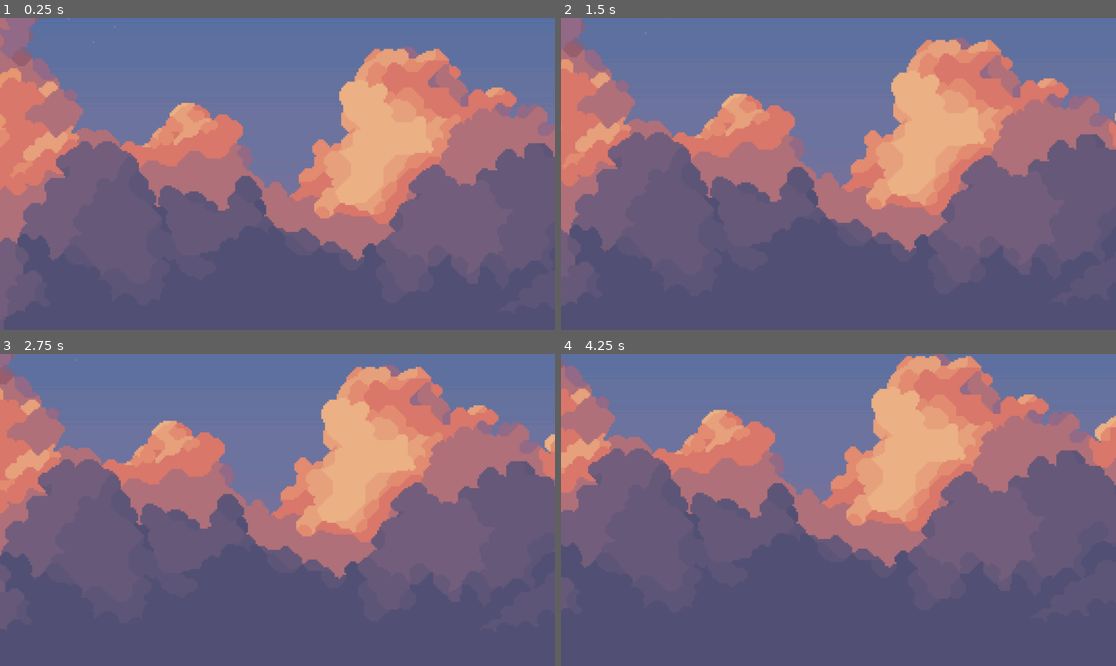
Above: before the commit, frames 1-4 (two rows, left to right).
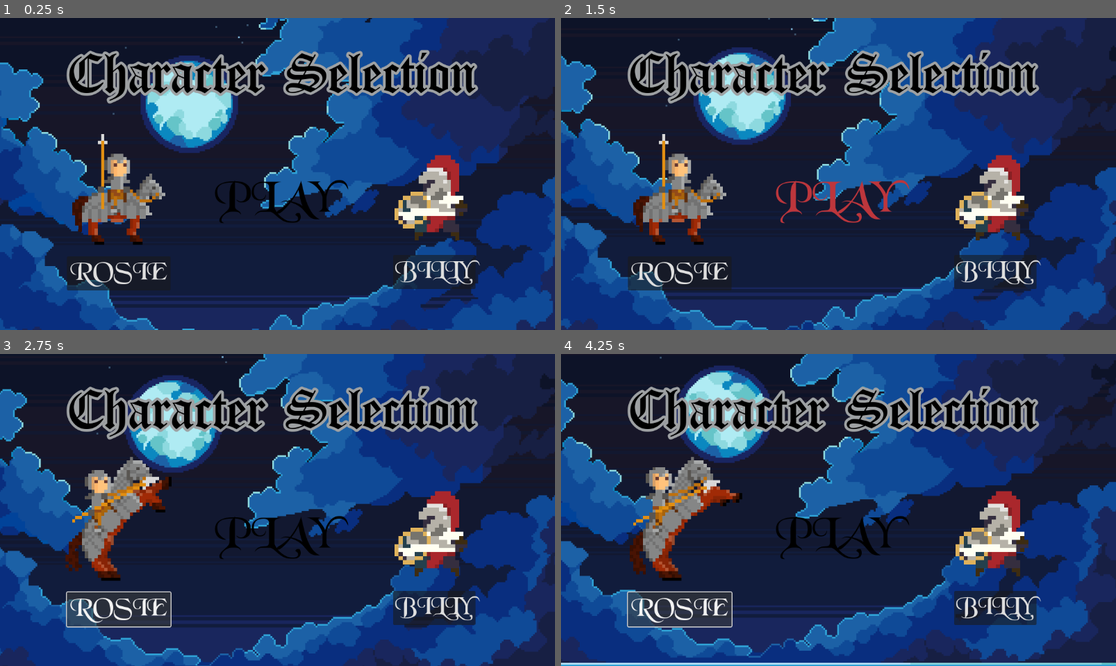
Above: after the commit, the same moments.

Repository: AugustanaCSC380January2024/final-game-frenchie
Game: Godot game, scene res://Scenes/character_selection.tscn
Same seed, same stepped clock (60 frames per second), same inputs: the game is played once before the commit and once after it. Before the commit the project starts from res://Scenes/gameplay.tscn.
Inputs (mouse positions are in pixels of both pictures, inside the frame that each line leads up to):
- Up to frame 1 (0.25 s): no input
- Up to frame 2 (1.5 s): click (832, 202) at 0.5 s, where only the run after the commit has a clickable "PLAY"; click (832, 202) at 1.25 s, where only the run after the commit has a clickable "PLAY"
- Up to frame 3 (2.75 s): click (116, 609) at 2 s, where only the run after the commit has a clickable "ROSIE"
- Up to frame 4 (4.25 s): click (993, 606) at 2.75 s, where only the run after the commit has a clickable "BILLY"; click (677, 609) at 3.5 s, where only the run after the commit has a clickable "ROSIE"

The runs differ from the first frame. In frame 1, 100% of the frame differs, in the area x 0-100%, y 0-100%; in frame 2, 100%; in frame 3, 100%; in frame 4, 100%.
Error before the commit: Invalid call. Nonexistent function 'instantiate' in base 'Nil'. (res://Scripts/gameplay.gd:15)

Commit message:
Basic terrain random spawned

Diff:
--- a/Scenes/billy.tscn
+++ b/Scenes/billy.tscn
@@ -209,6 +209,9 @@
 
 [sub_resource type="CapsuleShape2D" id="CapsuleShape2D_rlckb"]
 height = 20.0
+
+[sub_resource type="RectangleShape2D" id="RectangleShape2D_nt7so"]
+size = Vector2(20, 4.59999)
 
 [node name="Billy" type="CharacterBody2D"]
 scale = Vector2(5, 5)
@@ -239,3 +242,12 @@
 [node name="RayCast2D" type="RayCast2D" parent="."]
 position = Vector2(15.8, 64.8)
 target_position = Vector2(0, 15)
+
+[node name="HeadBox" type="Area2D" parent="."]
+
+[node name="CollisionShape2D" type="CollisionShape2D" parent="HeadBox"]
+position = Vector2(17.2, 52.4)
+scale = Vector2(1, 1)
+shape = SubResource("RectangleShape2D_nt7so")
+
+[connection signal="body_entered" from="HeadBox" to="." method="_on_head_box_body_entered"]
--- a/Scenes/gameplay.tscn
+++ b/Scenes/gameplay.tscn
@@ -9,4 +9,7 @@
 [node name="background_2" parent="." instance=ExtResource("3_xm6o3")]
 
 [node name="Areas" type="Node2D" parent="."]
-position = Vector2(165, 725)
+position = Vector2(165, 675)
+
+[node name="PlayerPosition" type="Marker2D" parent="."]
+position = Vector2(259, 195)
--- a/Scenes/rosie.tscn
+++ b/Scenes/rosie.tscn
@@ -131,6 +131,9 @@
 [sub_resource type="CircleShape2D" id="CircleShape2D_bkgk4"]
 radius = 12.8531
 
+[sub_resource type="RectangleShape2D" id="RectangleShape2D_cks4g"]
+size = Vector2(28.9983, 6.6281)
+
 [node name="Rosie" type="CharacterBody2D"]
 scale = Vector2(2.96569, 2.96569)
 script = ExtResource("1_jvrkv")
@@ -138,9 +141,9 @@
 [node name="AnimatedSprite2D" type="AnimatedSprite2D" parent="."]
 texture_filter = 1
 sprite_frames = SubResource("SpriteFrames_wyp6l")
-animation = &"dehorse"
+animation = &"jumping"
 autoplay = "default"
-frame_progress = 0.260202
+frame_progress = 0.347006
 
 [node name="Running" type="CollisionShape2D" parent="."]
 position = Vector2(0.33719, 8.09254)
@@ -156,3 +159,11 @@
 
 [node name="RayCast2D" type="RayCast2D" parent="."]
 target_position = Vector2(-0.33719, 29.6727)
+
+[node name="HeadBox" type="Area2D" parent="."]
+
+[node name="CollisionShape2D" type="CollisionShape2D" parent="HeadBox"]
+position = Vector2(1.60785e-07, -6.4066)
+shape = SubResource("RectangleShape2D_cks4g")
+
+[connection signal="body_entered" from="HeadBox" to="." method="_on_head_box_body_entered"]
--- /dev/null
+++ b/Scenes/shape6.tscn
@@ -0,0 +1,17 @@
+[gd_scene load_steps=3 format=3 uid="uid://e5hsqrbukae8"]
+
+[sub_resource type="RectangleShape2D" id="RectangleShape2D_4a2lh"]
+size = Vector2(374, 51)
+
+[sub_resource type="RectangleShape2D" id="RectangleShape2D_xbacr"]
+size = Vector2(432, 51)
+
+[node name="shape6" type="StaticBody2D"]
+
+[node name="CollisionShape2D" type="CollisionShape2D" parent="."]
+position = Vector2(287, 20)
+shape = SubResource("RectangleShape2D_4a2lh")
+
+[node name="CollisionShape2D2" type="CollisionShape2D" parent="."]
+position = Vector2(809, 17)
+shape = SubResource("RectangleShape2D_xbacr")
--- a/Scenes/shape_1.tscn
+++ b/Scenes/shape_1.tscn
@@ -1,12 +1,31 @@
-[gd_scene load_steps=2 format=3 uid="uid://dkhruo6v5mbpf"]
+[gd_scene load_steps=4 format=3 uid="uid://dkhruo6v5mbpf"]
+
+[ext_resource type="Texture2D" uid="uid://d01fhjp8sdfwn" path="res://Assets/Cave_Tileset.png" id="1_v7toi"]
 
 [sub_resource type="RectangleShape2D" id="RectangleShape2D_2nhbg"]
-size = Vector2(3817.95, 16.4345)
+size = Vector2(3571.71, 14.2493)
+
+[sub_resource type="RectangleShape2D" id="RectangleShape2D_ayupn"]
+size = Vector2(426, 44)
 
 [node name="shape1" type="StaticBody2D"]
 
+[node name="Sprite2D" type="Sprite2D" parent="."]
+position = Vector2(530.5, 9.5)
+scale = Vector2(5.44886, 0.7625)
+texture = ExtResource("1_v7toi")
+
 [node name="CollisionShape2D" type="CollisionShape2D" parent="."]
-position = Vector2(498, 11.481)
+position = Vector2(531.099, 11.5)
 rotation = -3.14159
 scale = Vector2(0.268834, -4.56164)
 shape = SubResource("RectangleShape2D_2nhbg")
+debug_color = Color(0.717647, 0.372549, 0.788235, 0.419608)
+
+[node name="CollisionShape2D2" type="CollisionShape2D" parent="."]
+position = Vector2(566, -108)
+shape = SubResource("RectangleShape2D_ayupn")
+
+[node name="CollisionShape2D3" type="CollisionShape2D" parent="."]
+position = Vector2(910, -210)
+shape = SubResource("RectangleShape2D_ayupn")
--- a/Scenes/shape_2.tscn
+++ b/Scenes/shape_2.tscn
@@ -1,12 +1,12 @@
 [gd_scene load_steps=2 format=3 uid="uid://bddqj6nvco2ax"]
 
 [sub_resource type="RectangleShape2D" id="RectangleShape2D_dox0d"]
-size = Vector2(3817.95, 9.42643)
+size = Vector2(3615.61, 17.0991)
 
 [node name="shape2" type="StaticBody2D"]
 
 [node name="CollisionShape2D" type="CollisionShape2D" parent="."]
-position = Vector2(498, 12.5)
+position = Vector2(546, 30.0001)
 rotation = -3.14159
 scale = Vector2(0.268834, -4.56164)
 shape = SubResource("RectangleShape2D_dox0d")
--- a/Scenes/shape_3.tscn
+++ b/Scenes/shape_3.tscn
@@ -1,12 +1,12 @@
 [gd_scene load_steps=2 format=3 uid="uid://b031lsrolycsa"]
 
 [sub_resource type="RectangleShape2D" id="RectangleShape2D_p0s7l"]
-size = Vector2(3772.58, 10.2957)
+size = Vector2(3613.97, 10.2957)
 
 [node name="shape3" type="StaticBody2D"]
 
 [node name="CollisionShape2D" type="CollisionShape2D" parent="."]
-position = Vector2(504.099, 25.4825)
-rotation = -3.21913
+position = Vector2(525.355, 23.8311)
+rotation = 3.06406
 scale = Vector2(0.268834, -4.56164)
 shape = SubResource("RectangleShape2D_p0s7l")
--- a/Scenes/shape_4.tscn
+++ b/Scenes/shape_4.tscn
@@ -1,12 +1,12 @@
 [gd_scene load_steps=2 format=3 uid="uid://7nctbr0j8vg2"]
 
 [sub_resource type="RectangleShape2D" id="RectangleShape2D_2nhbg"]
-size = Vector2(3817.95, 16.4345)
+size = Vector2(3631.23, 24.9917)
 
 [node name="shape4" type="StaticBody2D"]
 
 [node name="CollisionShape2D" type="CollisionShape2D" parent="."]
-position = Vector2(498, 11.481)
+position = Vector2(523.099, 30.9985)
 rotation = -3.14159
 scale = Vector2(0.268834, -4.56164)
 shape = SubResource("RectangleShape2D_2nhbg")
--- /dev/null
+++ b/Scenes/shape_5.tscn
@@ -0,0 +1,17 @@
+[gd_scene load_steps=2 format=3 uid="uid://2sc34sry865x"]
+
+[sub_resource type="RectangleShape2D" id="RectangleShape2D_yp0vq"]
+size = Vector2(386, 32)
+
+[node name="shape5" type="StaticBody2D"]
+
+[node name="CollisionPolygon2D" type="CollisionPolygon2D" parent="."]
+polygon = PackedVector2Array(18, 14, 31, 42, 56, 52, 140, 71, 167, 51, 238, 60, 317, 60, 544, 89, 745, 70, 948, 65, 1015, 76, 1086, 71, 1095, 38, 1102, 11, 1064, -40, 973, -8, 888, -33, 781, -55, 734, -37, 720, -25, 578, -52, 503, -51, 404, -61, 381, -49, 342, -33, 294, -63, 246, -44, 205, -38, 149, -33, 107, -22, 68, -34, 33, -18)
+
+[node name="CollisionShape2D" type="CollisionShape2D" parent="."]
+position = Vector2(593, -127)
+shape = SubResource("RectangleShape2D_yp0vq")
+
+[node name="CollisionShape2D2" type="CollisionShape2D" parent="."]
+position = Vector2(886, -203)
+shape = SubResource("RectangleShape2D_yp0vq")
--- /dev/null
+++ b/Scenes/shape_7.tscn
@@ -0,0 +1,22 @@
+[gd_scene load_steps=2 format=3 uid="uid://c6hsiupaaoawu"]
+
+[sub_resource type="RectangleShape2D" id="RectangleShape2D_dd8ms"]
+size = Vector2(191, 76)
+
+[node name="shape7" type="StaticBody2D"]
+
+[node name="CollisionShape2D" type="CollisionShape2D" parent="."]
+position = Vector2(195, 76)
+shape = SubResource("RectangleShape2D_dd8ms")
+
+[node name="CollisionShape2D2" type="CollisionShape2D" parent="."]
+position = Vector2(446, 56)
+shape = SubResource("RectangleShape2D_dd8ms")
+
+[node name="CollisionShape2D3" type="CollisionShape2D" parent="."]
+position = Vector2(694, 42)
+shape = SubResource("RectangleShape2D_dd8ms")
+
+[node name="CollisionShape2D4" type="CollisionShape2D" parent="."]
+position = Vector2(961, 32)
+shape = SubResource("RectangleShape2D_dd8ms")
--- a/Scripts/billy.gd
+++ b/Scripts/billy.gd
@@ -47,5 +47,10 @@
 func rolling():
 	runningmotion.disabled = true
 	rollingmotion.disabled = false
+
 func _ready():
 	pass
+
+
+func _on_head_box_body_entered(body):
+	velocity.y = max(velocity.y, 0)
--- a/Scripts/gameplay.gd
+++ b/Scripts/gameplay.gd
@@ -6,7 +6,10 @@
 	preload("res://Scenes/shape_1.tscn"),
 	preload("res://Scenes/shape_2.tscn"),
 	preload("res://Scenes/shape_3.tscn"),
-	preload("res://Scenes/shape_4.tscn")
+	preload("res://Scenes/shape_4.tscn"),
+	preload("res://Scenes/shape_5.tscn"),
+	preload("res://Scenes/shape6.tscn"),
+	preload("res://Scenes/shape_7.tscn")
 	]
 var speed = 200
 
@@ -14,6 +17,7 @@
 	get_player()
 	var player_ins = player.instantiate()
 	add_child(player_ins)
+	player_ins.position = $PlayerPosition.position
 	randomize()
 	spawn_inst(0, 0)
 	spawn_inst(1024, 0)
@@ -27,7 +31,7 @@
 func _physics_process(delta):
 	for area in $Areas.get_children():
 		area.position.x -= speed*delta
-		if area.position.x < -1024:
+		if area.position.x < -1050:
 			spawn_inst(area.position.x + 2048, 0)
 			area.queue_free()
 
--- a/Scripts/rosie.gd
+++ b/Scripts/rosie.gd
@@ -30,14 +30,14 @@
 		position.y == depth
 	if is_on_floor():
 		if Input.is_action_pressed("rolling"):
-			player_sprite.play("rolling")
+			player_sprite.play("dehorse")
 		else:
 			player_sprite.play("running")
 			runningmotion.disabled = false
 			dehorsemotion.disabled = true
 	else:
 		if velocity.y  < 0:
-			player_sprite.play("jump")
+			player_sprite.play("jumping")
 		else:
 			player_sprite.play("fall")
 
@@ -49,3 +49,7 @@
 	dehorsemotion.disabled = false
 func _ready():
 	pass
+
+
+func _on_head_box_body_entered(body):
+	velocity.y = max(velocity.y, 0)
--- a/project.godot
+++ b/project.godot
@@ -11,7 +11,7 @@
 [application]
 
 config/name="Final-game-frenchie"
-run/main_scene="res://Scenes/gameplay.tscn"
+run/main_scene="res://Scenes/character_selection.tscn"
 config/features=PackedStringArray("4.2", "Forward Plus")
 config/icon="res://icon.svg"
 
Not shown: 1 places in Scenes/billy.tscn that only renumber resources
Not shown: 1 places in Scenes/rosie.tscn that only renumber resources
